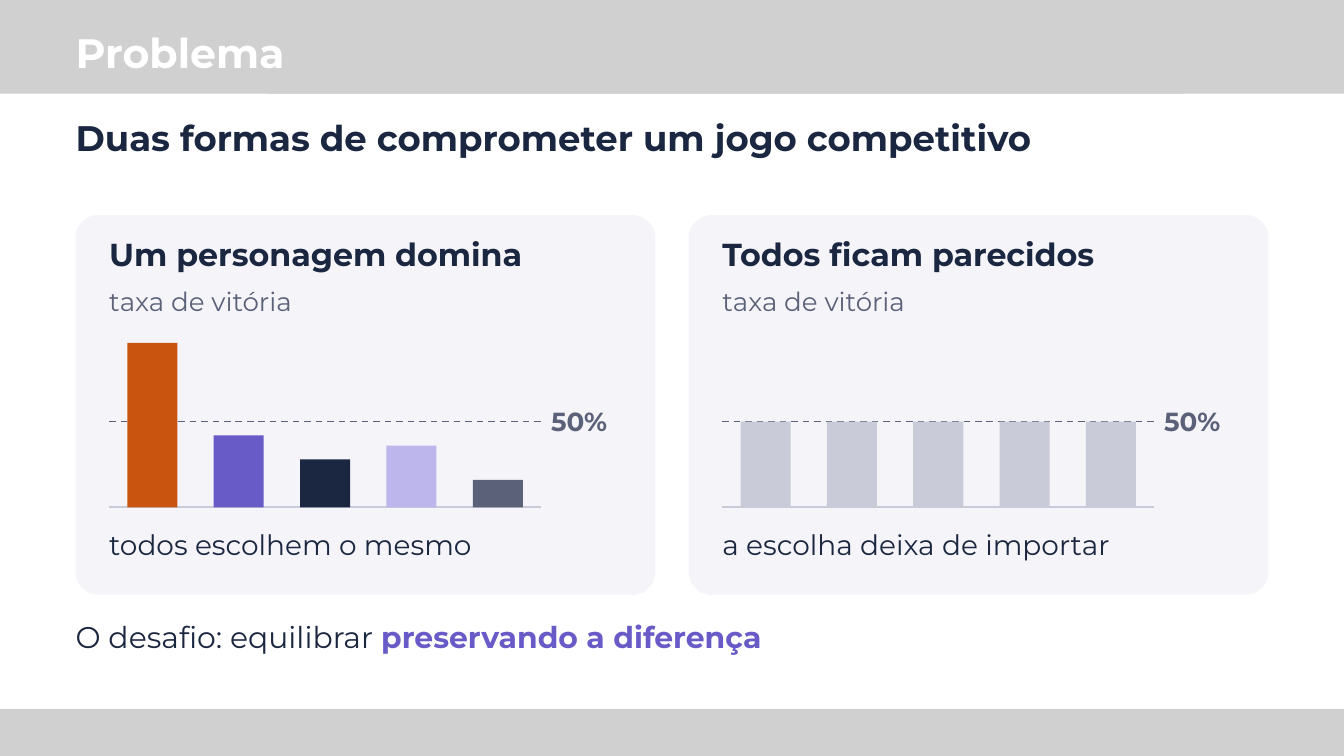
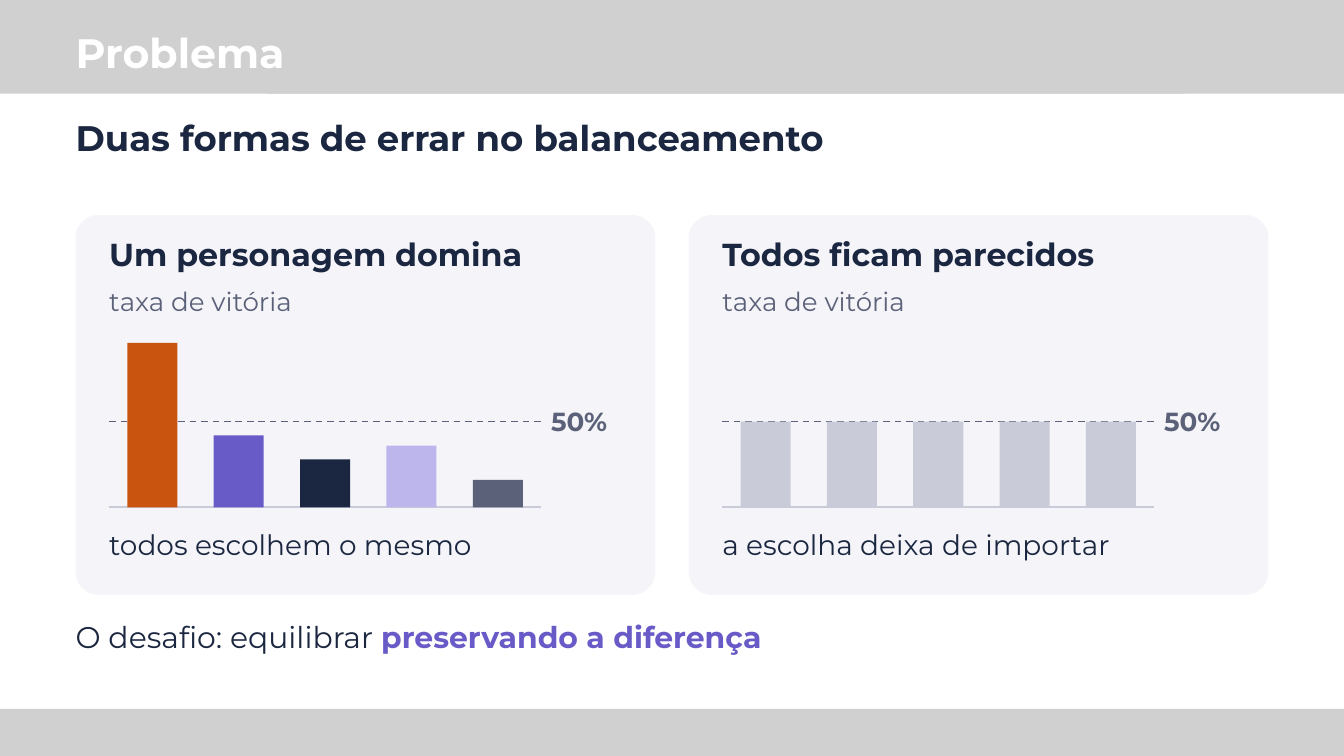
Before and after one commit to M-Gimenes/Simulation, a slide deck: slide 2 of overleaf/talk-latinoware-2026/slides.pptx. Drawn at 1344x756 pixels with LibreOffice and Linux fonts; fonts in the diff are those of the drawing; grey boxes stand for pictures. Boxes give left, top, right and bottom in pixels: in the first picture for what was removed or moved away, otherwise in the second. Text is boxed around its words. In the diff, an @@ line names an element or a change of style, - is before the commit and + after.

```diff
--- a/overleaf/talk-latinoware-2026/slides.pptx
+++ b/overleaf/talk-latinoware-2026/slides.pptx
@@ text at box(76, 124, 824, 152): text changed @@
-Duas formas de comprometer um jogo competitivo
+Duas formas de errar no balanceamento
```
Also in this commit, not shown: 1 other slide changed, 1 other file.
